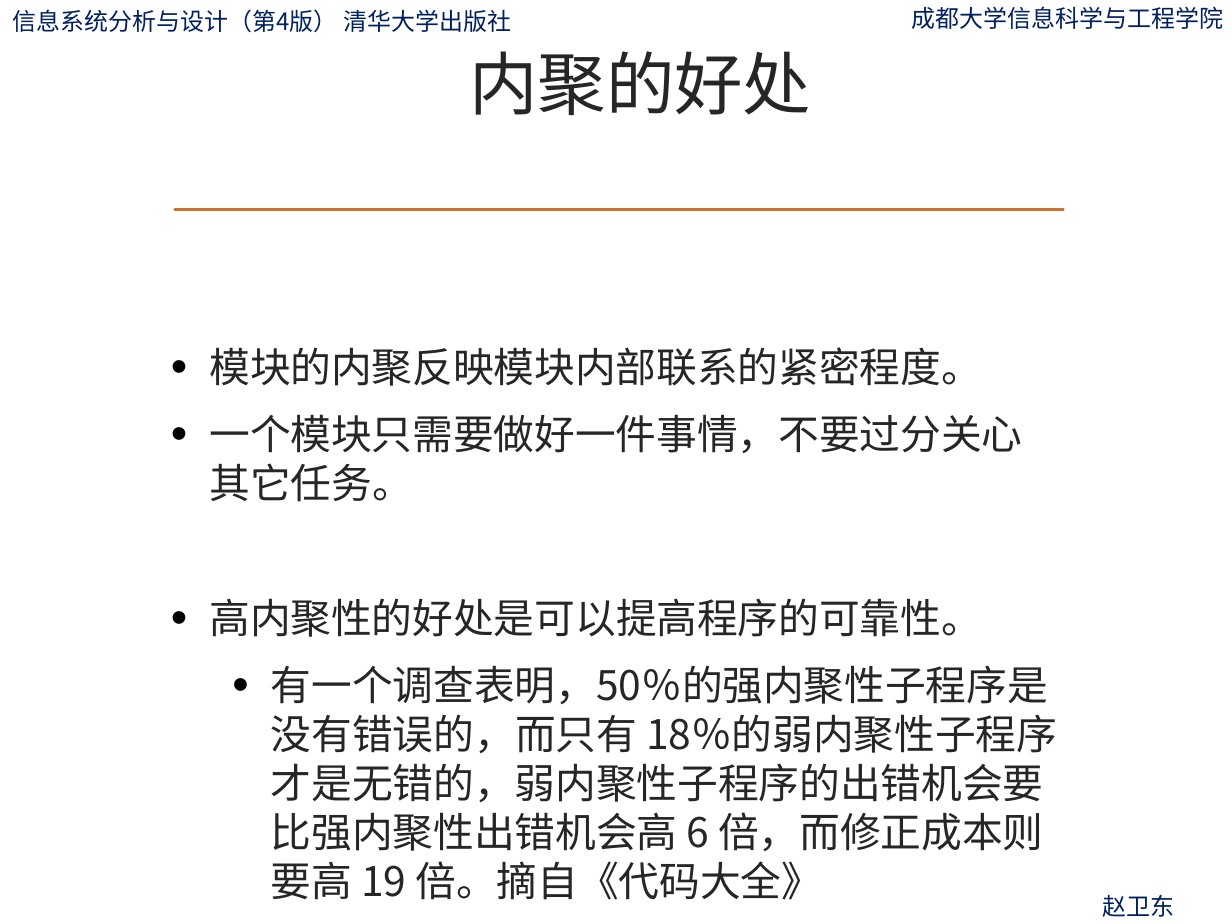
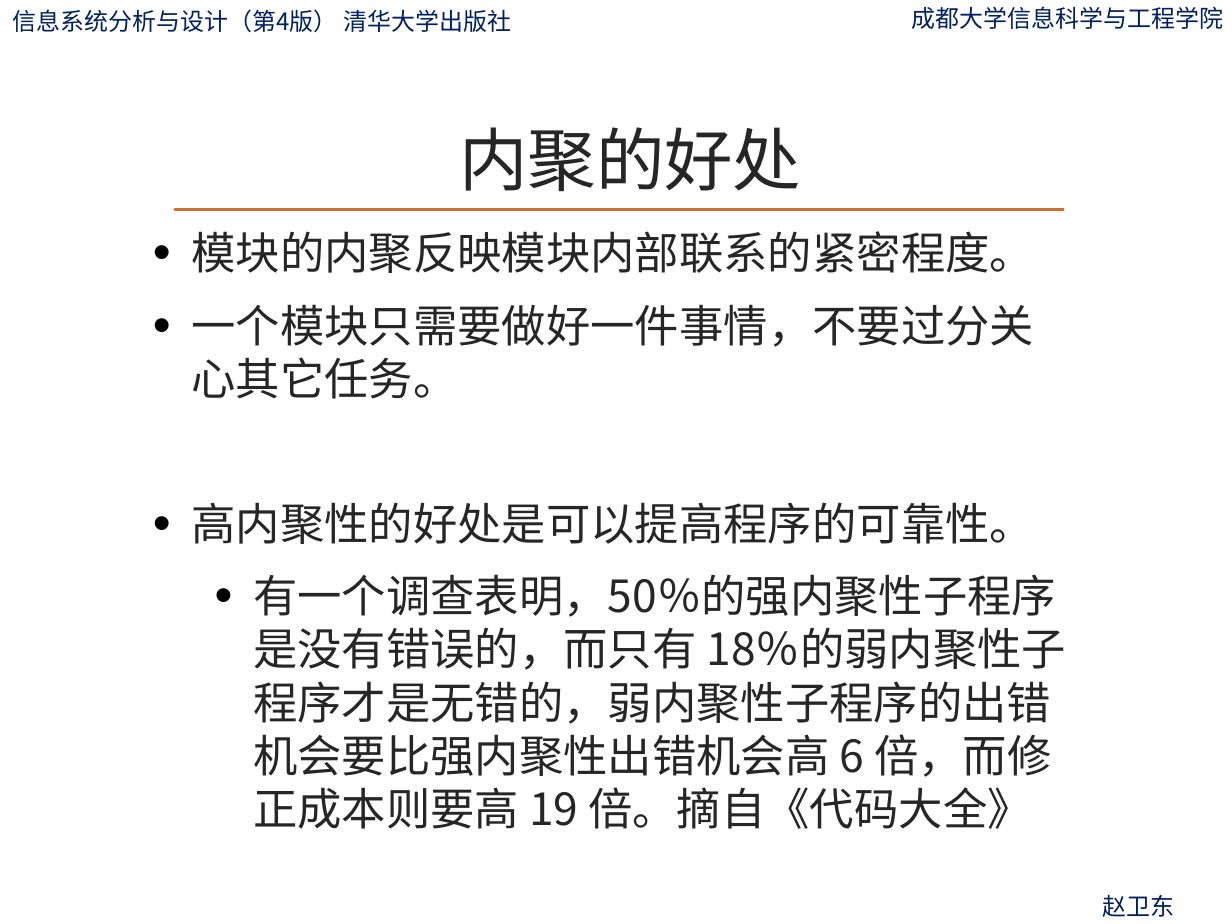
Before and after one commit to ylfagh/is_analysis-1, a slide deck: slide 66 of ppt/第10章-系统总体设计.pptx. Drawn at 1232x924 pixels with LibreOffice and Linux fonts; fonts in the diff are those of the drawing; background and template pictures are left out. Boxes give left, top, right and bottom in pixels: in the first picture for what was removed or moved away, otherwise in the second. Text is boxed around its words. In the diff, an @@ line names an element or a change of style, - is before the commit and + after.

```diff
--- a/ppt/第10章-系统总体设计.pptx
+++ b/ppt/第10章-系统总体设计.pptx
@@ title "内聚的好处": place and size @@
-title "内聚的好处" at (469,51,811,115)
+title "内聚的好处" at (460,127,802,191)
@@ text "模块的内聚反映模块内部联系的紧密程度。": place and size @@
-text "模块的内聚反映模块内部联系的紧密程度。" at (209,347,1057,900)
+text "模块的内聚反映模块内部联系的紧密程度。" at (191,231,1067,829)
@@ text "模块的内聚反映模块内部联系的紧密程度。" at (191,231,1067,829): size 23.8 to 25.9 pt @@
```
Also in this commit, not shown: 188 other slides changed, 1 slide added.
